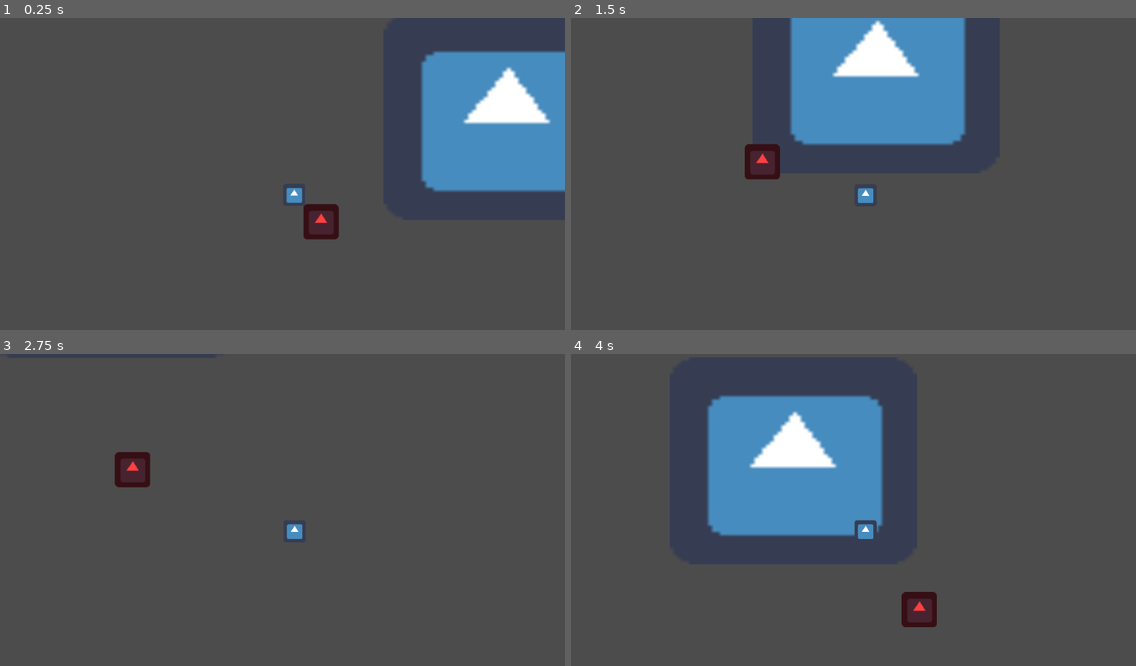
Above: before the commit, frames 1-4 (two rows, left to right).
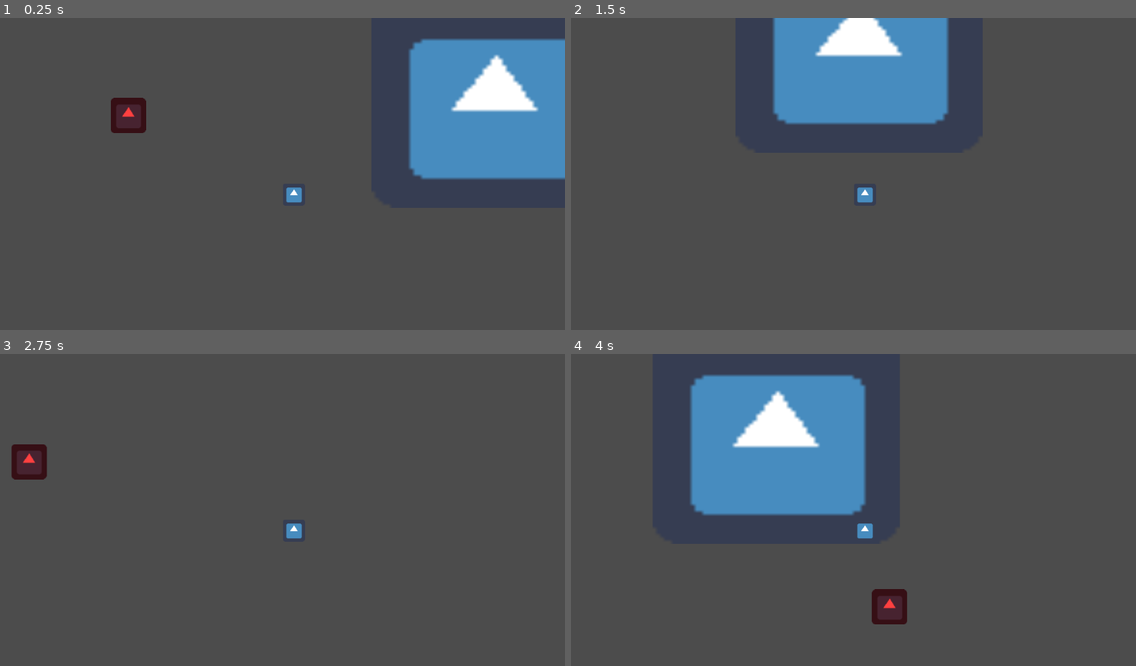
Above: after the commit, the same moments.

Repository: gabby-delforge/LD49Warmup
Game: Godot game, scene res://Main.tscn
Two runs of this game, one before a commit and one after it. Both use one fixed random seed, a clock stepped at 60 frames per second and the inputs below. The engine's default icon, where the game draws it, is replaced by a stand-in: a white triangle on a blue panel in a dark square.
Inputs:
- Up to frame 1 (0.25 s): no input
- Up to frame 2 (1.5 s): hold Right (move_right) 0.53-1.28 s; hold Down (move_down) from 1.28 s (still down)
- Up to frame 3 (2.75 s): release Down (move_down) at 2.03 s; hold Right (move_right) from 2.03 s (still down)
- Up to frame 4 (4 s): release Right (move_right) at 2.78 s; hold W (move_up) 2.78-3.53 s; hold A (move_left) from 3.53 s (still down)

The runs differ from the first frame. In frame 1, 6.3% of the frame differs, in the area x 19-100%, y 6-72%; in frame 2, 7.1%; in frame 3, 1.5%; in frame 4, 10%, in the area x 21-65%, y 6-88%.

Commit message:
I wont regret this

Diff:
--- a/Main.tscn
+++ b/Main.tscn
@@ -24,5 +24,12 @@
 script = ExtResource( 5 )
 
 [node name="NPC" parent="YSort" instance=ExtResource( 4 )]
+position = Vector2( -384, -200 )
+
+[node name="Patrol1" type="Node2D" parent="YSort/NPC"]
+position = Vector2( 32, 32 )
+
+[node name="Patrol2" type="Node2D" parent="YSort/NPC"]
+position = Vector2( 24, 232 )
 
 [connection signal="_player_hit" from="YSort/Player" to="YSort/Player/Camera2D" method="_on_Player__player_hit"]
